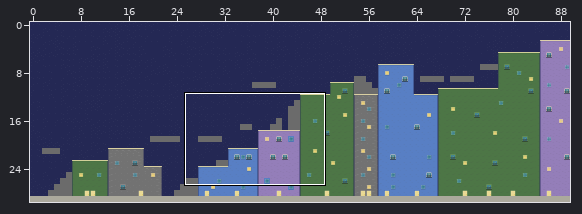
One commit to this Tiled map (JSON): assets/maps/BBlvl1.json. Above, an overview of the earlier version with the close-up marked.
Close-up. First the earlier version:
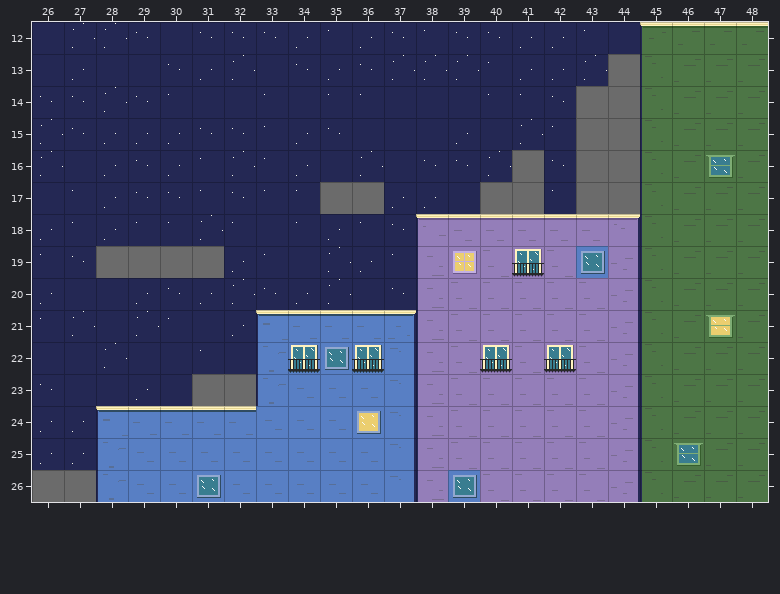
Cells are 32x32 px. Shown: x 26..48, y 12..26.
And afterwards:
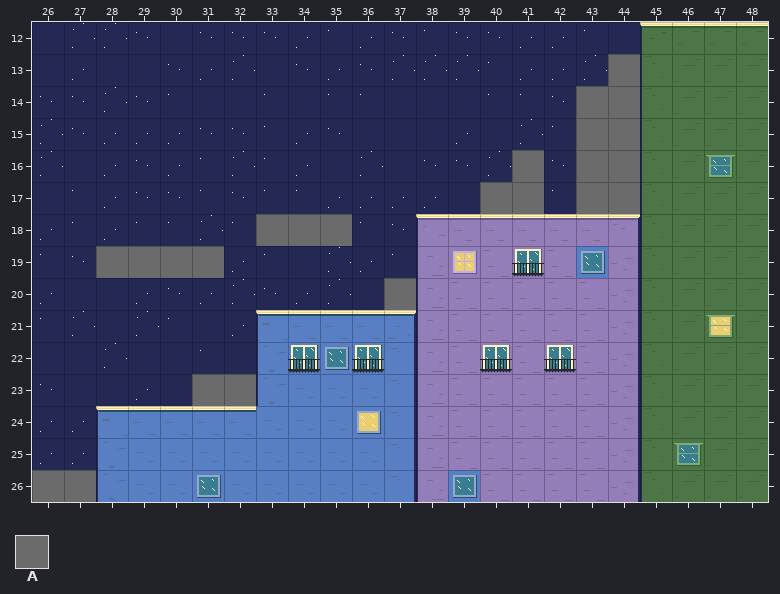
Key: from "new-city": A 45.
_ is an empty cell.
What changed:
Layer "platforms":
The edit adds tile A in row 18 at x 33 to 35; in row 20 at x 37.
Tile A is removed in row 17 at x 35 to 36.
